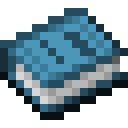
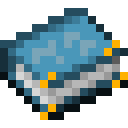
Comparing the layer stacks of the two 128 x 128 images. Changes:
added layer "Layer 2" above "Layer 1" over [24,24,128,120]
